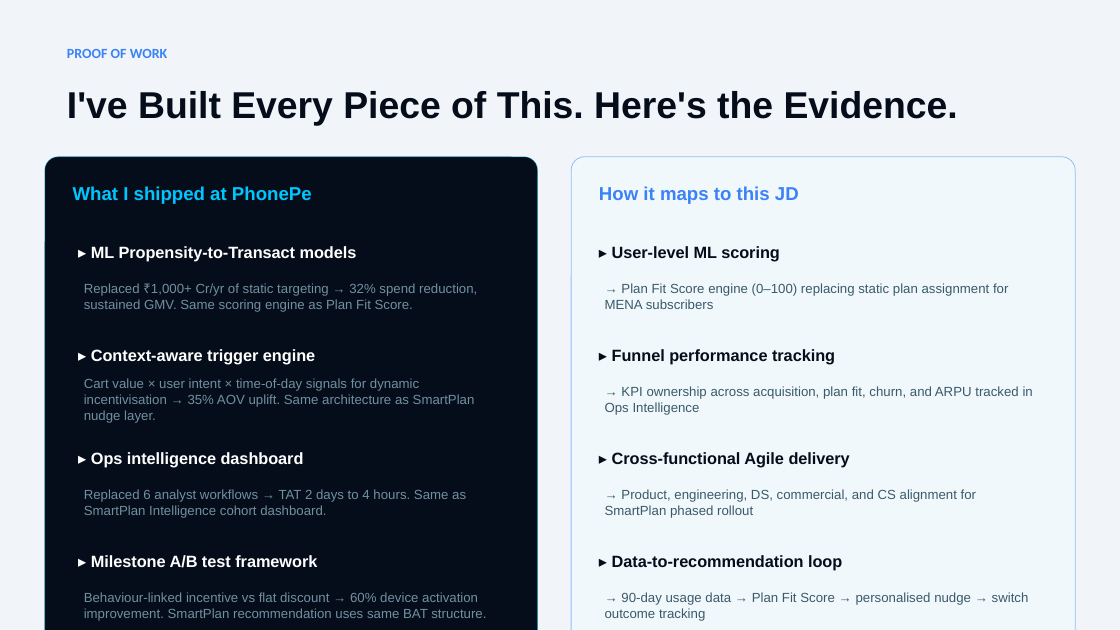
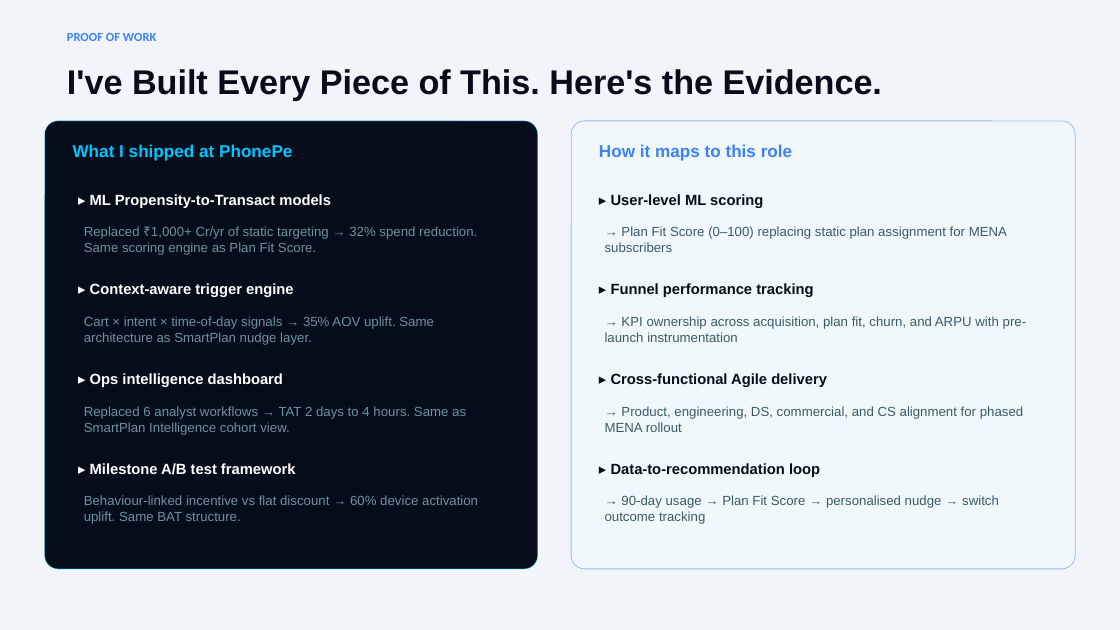
Before and after one commit to ajay-avaghade/Portfolio, a slide deck: slide 7 of assets/circles-smartplan-deck.pptx. Drawn at 1120x630 pixels with LibreOffice and Linux fonts; fonts in the diff are those of the drawing. Boxes give left, top, right and bottom in pixels: in the first picture for what was removed or moved away, otherwise in the second. Text is boxed around its words. In the diff, an @@ line names an element or a change of style, - is before the commit and + after.

```diff
--- a/assets/circles-smartplan-deck.pptx
+++ b/assets/circles-smartplan-deck.pptx
@@ text "PROOF OF WORK": place and size @@
-text "PROOF OF WORK" at (67,49,168,58)
+text "PROOF OF WORK" at (67,33,156,41)
@@ text "PROOF OF WORK" at (67,33,156,41): size 9 to 8 pt @@
@@ text "I've Built Every Piece of ...": place and size @@
-text "I've Built Every Piece of ..." at (67,91,958,126)
+text "I've Built Every Piece of ..." at (67,69,882,100)
@@ text "I've Built Every Piece of ..." at (67,69,882,100): size 24 to 22 pt @@
@@ rounded rectangle at (45,121,538,569): proportions changed @@
@@ rounded rectangle: place and size @@
-rounded rectangle at (45,157,538,630)
+rounded rectangle at (45,121,538,569)
@@ text "What I shipped at PhonePe": place and size @@
-text "What I shipped at PhonePe" at (73,186,312,205)
+text "What I shipped at PhonePe" at (73,144,292,161)
@@ text "What I shipped at PhonePe" at (73,144,292,161): size 12 to 11 pt @@
@@ rounded rectangle: place and size @@
-rounded rectangle at (571,157,1075,630)
+rounded rectangle at (571,121,1075,569)
@@ rounded rectangle at (571,121,1075,569): proportions changed @@
@@ text at (599,144,792,161): text changed; size 12 to 11 pt @@
-How it maps to this JD
+How it maps to this role
@@ text "▸ ML Propensity-to-Transact models": place and size @@
-text "▸ ML Propensity-to-Transact models" at (91,246,357,262)
+text "▸ ML Propensity-to-Transact models" at (90,194,331,208)
@@ text "▸ User-level ML scoring": place and size @@
-text "▸ User-level ML scoring" at (612,246,780,262)
+text "▸ User-level ML scoring" at (611,194,763,208)
@@ text at (84,226,477,255): text changed @@
-Replaced ₹1,000+ Cr/yr of static targeting → 32% spend reduction, sustained GMV. Same scoring engine as Plan Fit Score.
+Replaced ₹1,000+ Cr/yr of static targeting → 32% spend reduction. Same scoring engine as Plan Fit Score.
@@ text at (605,226,1007,252): text changed @@
-→ Plan Fit Score engine (0–100) replacing static plan assignment for MENA subscribers
+→ Plan Fit Score (0–100) replacing static plan assignment for MENA subscribers
@@ text "▸ Context-aware trigger engine": place and size @@
-text "▸ Context-aware trigger engine" at (91,349,315,365)
+text "▸ Context-aware trigger engine" at (90,283,294,297)
@@ text "▸ Funnel performance tracking": place and size @@
-text "▸ Funnel performance tracking" at (612,349,835,365)
+text "▸ Funnel performance tracking" at (611,283,813,297)
@@ text at (84,316,434,345): text changed @@
-Cart value × user intent × time-of-day signals for dynamic incentivisation → 35% AOV uplift. Same architecture as SmartPlan nudge layer.
+Cart × intent × time-of-day signals → 35% AOV uplift. Same architecture as SmartPlan nudge layer.
@@ text at (605,316,1027,342): text changed @@
-→ KPI ownership across acquisition, plan fit, churn, and ARPU tracked in Ops Intelligence
+→ KPI ownership across acquisition, plan fit, churn, and ARPU with pre-launch instrumentation
@@ text "▸ Ops intelligence dashboard": place and size @@
-text "▸ Ops intelligence dashboard" at (91,452,304,468)
+text "▸ Ops intelligence dashboard" at (90,373,283,387)
@@ text "▸ Cross-functional Agile delivery": place and size @@
-text "▸ Cross-functional Agile delivery" at (612,452,850,468)
+text "▸ Cross-functional Agile delivery" at (611,373,827,387)
@@ text at (84,406,466,435): text changed @@
-Replaced 6 analyst workflows → TAT 2 days to 4 hours. Same as SmartPlan Intelligence cohort dashboard.
+Replaced 6 analyst workflows → TAT 2 days to 4 hours. Same as SmartPlan Intelligence cohort view.
@@ text at (605,406,1023,432): text changed @@
-→ Product, engineering, DS, commercial, and CS alignment for SmartPlan phased rollout
+→ Product, engineering, DS, commercial, and CS alignment for phased MENA rollout
@@ size 10.5 to 9.5 pt in 8 elements at (611,194,763,208), (90,194,331,208), (611,283,813,297), (90,283,294,297), (611,373,827,387), (90,373,283,387), (611,463,820,477), (90,463,296,475) @@
@@ text "▸ Milestone A/B test framework": place and size @@
-text "▸ Milestone A/B test framework" at (91,555,317,568)
+text "▸ Milestone A/B test framework" at (90,463,296,475)
@@ text "▸ Data-to-recommendation loop": place and size @@
-text "▸ Data-to-recommendation loop" at (612,555,842,571)
+text "▸ Data-to-recommendation loop" at (611,463,820,477)
@@ text at (84,495,478,524): text changed @@
-Behaviour-linked incentive vs flat discount → 60% device activation improvement. SmartPlan recommendation uses same BAT structure.
+Behaviour-linked incentive vs flat discount → 60% device activation uplift. Same BAT structure.
@@ text at (605,495,999,524): text changed @@
-→ 90-day usage data → Plan Fit Score → personalised nudge → switch outcome tracking
+→ 90-day usage → Plan Fit Score → personalised nudge → switch outcome tracking
```
Also in this commit, not shown: 7 other slides changed, 1 other file.
